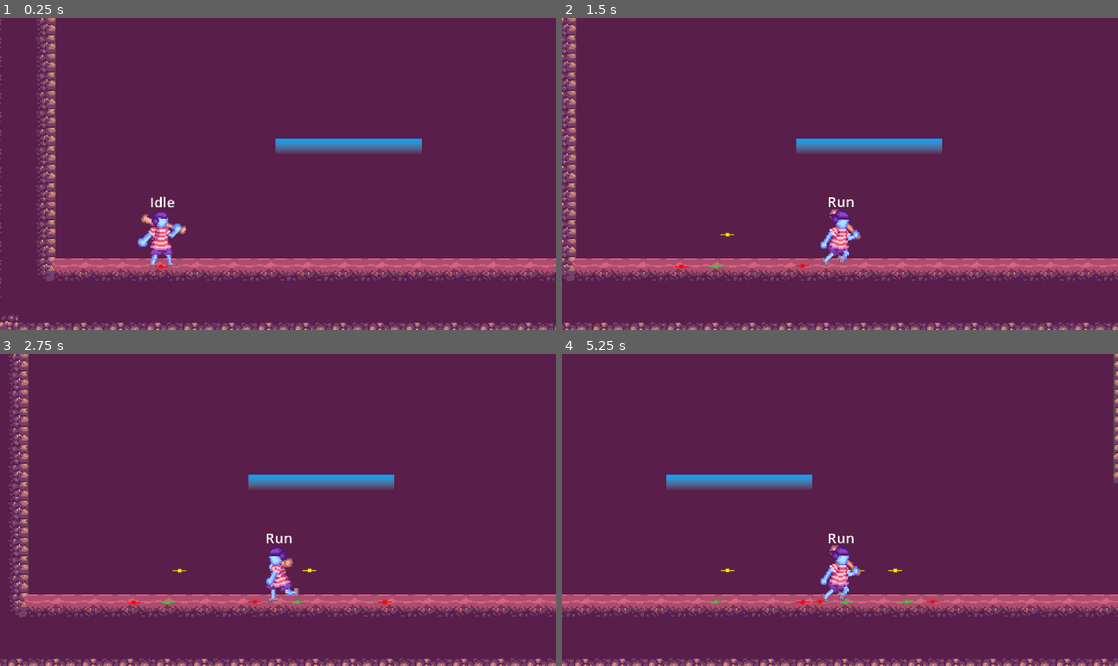
Above: before the commit, frames 1-4 (two rows, left to right).
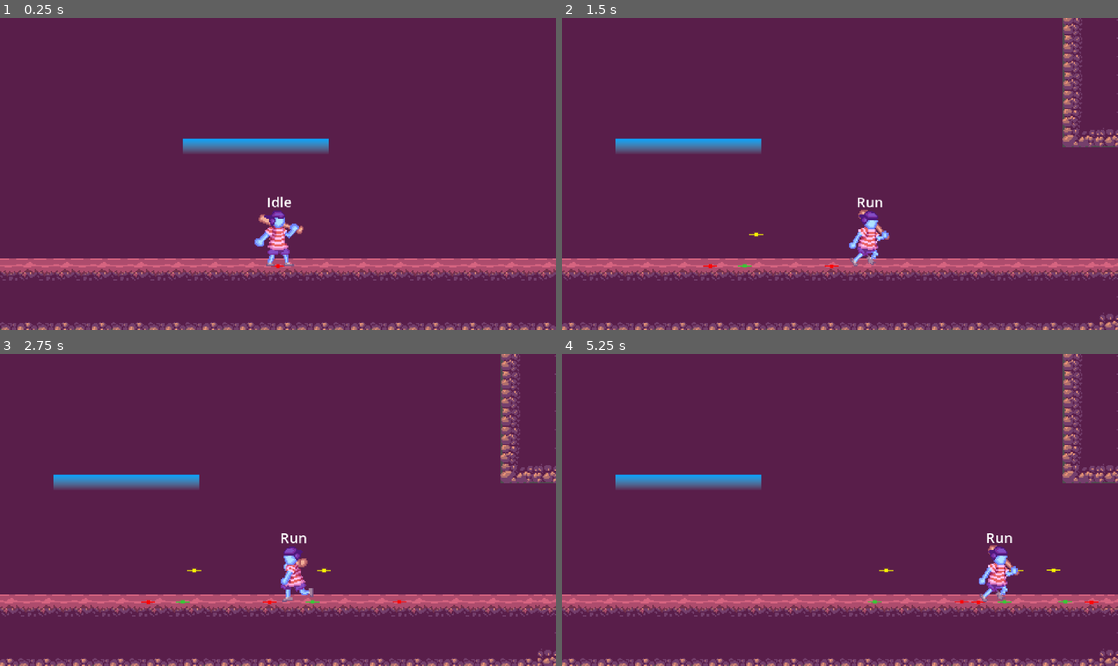
Above: after the commit, the same moments.

Repository: Sheftantor/metroidvania-proto
Game: Godot game, scene res://World/Scenes/playground.tscn
The game is run twice, just before and just after one commit, with the same random seed, the same clock (stepped at 60 frames per second) and the same inputs.
Inputs:
- Up to frame 1 (0.25 s): no input
- Up to frame 2 (1.5 s): tap Enter at 0.5 s; hold Q (attack) 0.53-1.28 s; hold D (right) from 0.53 s (still down); tap Space (jump) at 0.77 s; tap Q (attack) at 1.35 s
- Up to frame 3 (2.75 s): tap Space (jump) at 1.52 s; release D (right) at 2.03 s; hold A (left) from 2.03 s (still down); hold Q (attack) from 2.03 s (still down)
- Up to frame 4 (5.25 s): release A (left) at 2.78 s; release Q (attack) at 2.78 s; hold D (right) 2.78-4.28 s; tap Q (attack) at 2.85, 4.35 s; tap Space (jump) at 3.02, 3.77, 4.52 s; hold Q (attack) 3.53-4.28 s; hold A (left) 4.28-5.03 s; hold D (right) from 5.03 s (still down); hold Q (attack) from 5.03 s (still down)

The runs differ from the first frame. In frame 1, 8.9% of the frame differs, in the area x 0-100%, y 0-100%; in frame 2, 10%; in frame 3, 11%; in frame 4, 8.0%.

Commit message:
trying to figure out the level transition problem

Diff:
--- a/World/Level_Transition/level_transition.gd
+++ b/World/Level_Transition/level_transition.gd
@@ -38,6 +38,8 @@
 func _on_load_scene_finish() -> void:
 	area_2d.monitoring = false
 	area_2d.body_entered.connect( _on_player_entered )
+	await get_tree().physics_frame
+	await get_tree().physics_frame
 	await get_tree().physics_frame
 	await get_tree().physics_frame
 	area_2d.monitoring = true
--- a/World/Scenes/playground.tscn
+++ b/World/Scenes/playground.tscn
@@ -38,9 +38,6 @@
 shape = SubResource("RectangleShape2D_nyt41")
 one_way_collision = true
 
-[node name="Player" parent="." instance=ExtResource("1_ux8b7")]
-position = Vector2(91, 256)
-
 [node name="Level_Bounds" type="Node2D" parent="."]
 z_index = 256
 position = Vector2(-48, -59)
@@ -50,7 +47,10 @@
 metadata/_custom_type_script = "uid://cikqpb1qhijjn"
 
 [node name="LevelTransition" parent="." instance=ExtResource("5_wumao")]
-position = Vector2(625, 237)
-size = 2
+position = Vector2(625, 256)
+size = 3
 location = 1
 target_level = "uid://clyywy8lxl56u"
+
+[node name="Player" parent="." instance=ExtResource("1_ux8b7")]
+position = Vector2(272, 249)
